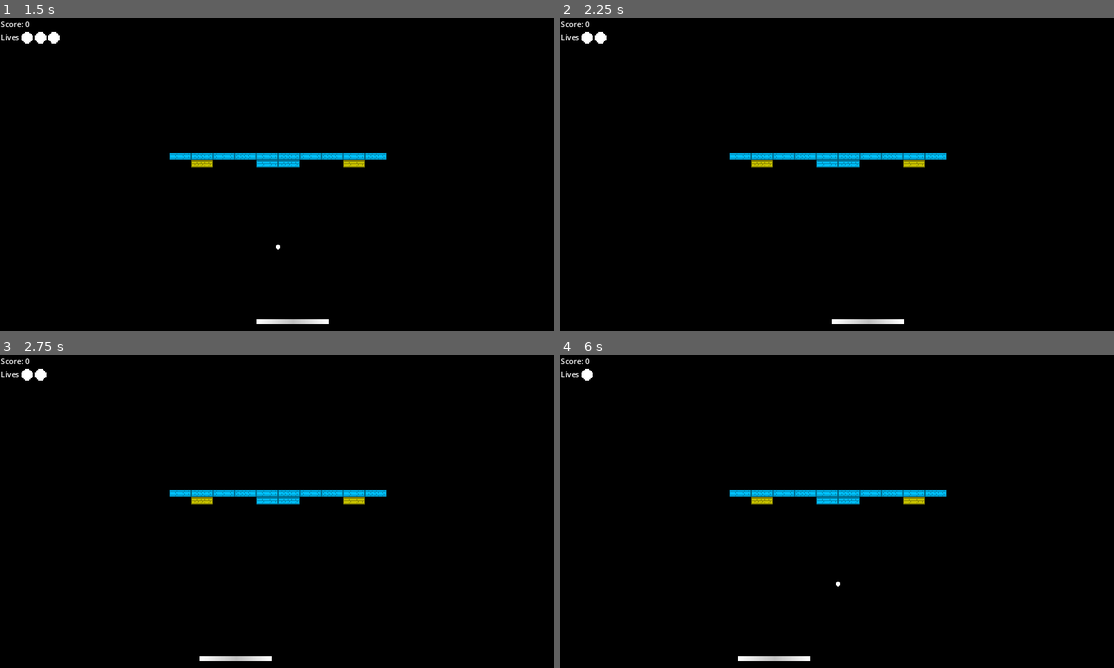
Above: before the commit, frames 1-4 (two rows, left to right).
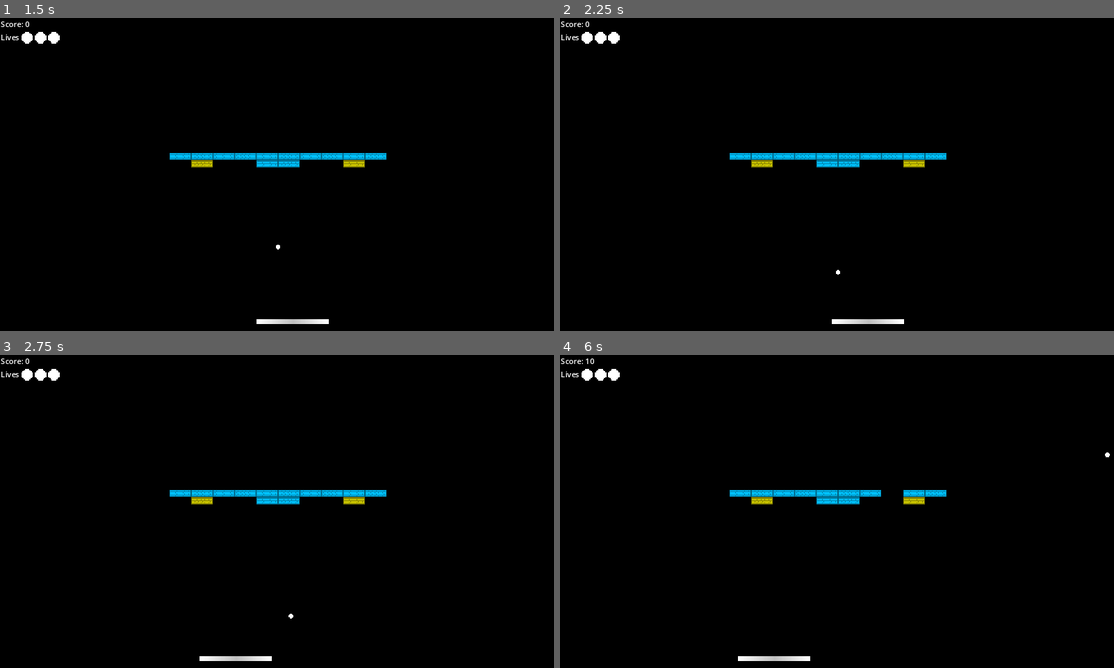
Above: after the commit, the same moments.

Repository: Acanixz/game-dev-train
Game: Godot game, scene res://scenes/menu/menu.tscn
Two runs of this game, one before a commit and one after it. Both use one fixed random seed, a clock stepped at 60 frames per second and the inputs below.
Inputs:
- Up to frame 1 (1.5 s): click "Play" at 0.5 s; tap Enter at 1.25 s; hold D (p1_right) from 1.28 s (still down); hold Shift (p1_slow) from 1.28 s (still down)
- Up to frame 2 (2.25 s): tap Space at 2 s; release D (p1_right) at 2.03 s; release Shift (p1_slow) at 2.03 s; hold A (p1_left) from 2.03 s (still down); tap Shift (p1_slow) at 2.1 s
- Up to frame 3 (2.75 s): keep holding A (p1_left)
- Up to frame 4 (6 s): tap Enter at 2.75, 4.25 s; release A (p1_left) at 2.78 s; hold Shift (p1_slow) 2.78-3.53 s; hold D (p1_right) 2.78-4.28 s; tap Space at 3.5 s; tap Shift (p1_slow) at 3.6, 5.1 s; hold Shift (p1_slow) 4.28-5.03 s; hold A (p1_left) from 4.28 s (still down); hold Shift (p1_slow) from 5.78 s (still down)

Frame 1 is identical in both runs. In frame 2, less than 0.1% of the frame differs, in the area x 8-51%, y 4-82%; in frame 3, less than 0.1%; in frame 4, 0.3%, in the area x 4-100%, y 1-74%.

Commit message:
Fix: Life adjustments
- Fixed a crash due to the accidental deletion of the "Life Lost" sound
- Increased the freeze timer when the ball respawns from 1s -> 1.5s
- The player paddle now re-centers whenever a life is lost

Diff:
--- a/breakout/scenes/ball/ball.gd
+++ b/breakout/scenes/ball/ball.gd
@@ -11,7 +11,7 @@
 		$Sprite.modulate = BALL_COLOR[int(value)]
 
 func _ready() -> void:
-	await get_tree().create_timer(1).timeout
+	await get_tree().create_timer(1.5).timeout
 	linear_velocity = initial_velocity
 	freeze = false
 
--- a/breakout/scenes/level/lives_ui.gd
+++ b/breakout/scenes/level/lives_ui.gd
@@ -20,7 +20,6 @@
 func _on_remove_life() -> void:
 	if lives <= 0: return
 	lives -= 1
-	get_child(1).call_deferred("queue_free")
 	for child in get_children():
 		if child is TextureRect:
 			child.call_deferred("queue_free")
@@ -33,3 +32,4 @@
 
 	await get_tree().create_timer(1).timeout
 	G.get_level_node().call_deferred("add_child", BALL_SCENE.instantiate(), true)
+	G.get_level_node().get_node("Player").position.x = 0
